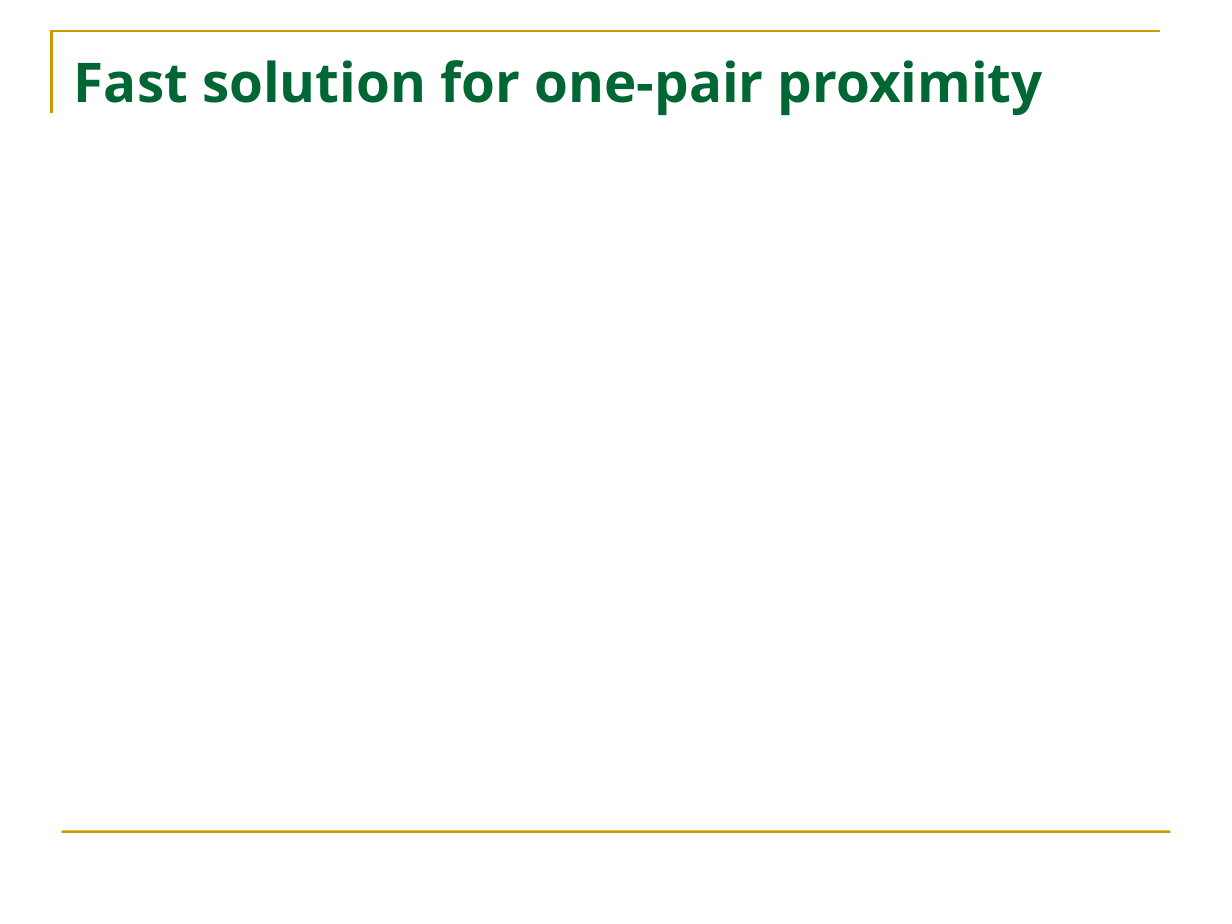
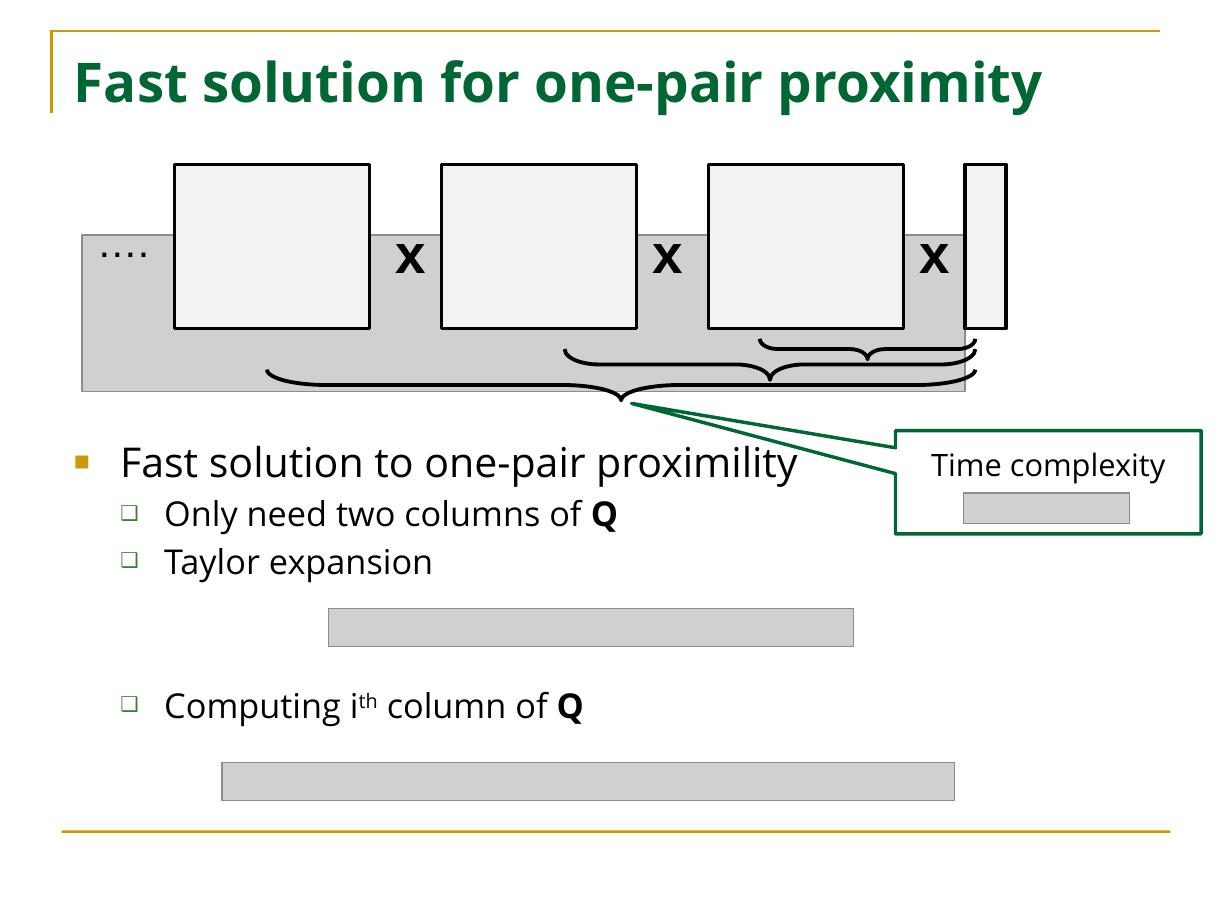
Before and after one commit to HuanSGT/rw-dir-prox, a slide deck: slide 14 of Random Walk based Proximity Measures in Directed Graphs.pptx (slide 15 before the commit). Drawn at 1232x924 pixels with LibreOffice and Linux fonts; fonts in the diff are those of the drawing; grey boxes stand for pictures. Boxes give left, top, right and bottom in pixels: in the first picture for what was removed or moved away, otherwise in the second. Text is boxed around its words. In the diff, an @@ line names an element or a change of style, - is before the commit and + after.

```diff
--- a/Random Walk based Proximity Measures in Directed Graphs.pptx
+++ b/Random Walk based Proximity Measures in Directed Graphs.pptx
@@ rectangle added at box(175, 164, 370, 328), fill #F2F2F2, outline #000000 2 pt @@
@@ rectangle added at box(441, 164, 636, 328), fill #F2F2F2, outline #000000 2 pt @@
@@ rectangle added at box(708, 164, 903, 328), fill #F2F2F2, outline #000000 2 pt @@
@@ rectangle added at box(965, 164, 1005, 328), fill #F2F2F2, outline #000000 2 pt @@
@@ text added at box(92, 206, 154, 277), 24 pt, text #000000 @@
+….
@@ picture added at box(83, 235, 966, 392) @@
@@ text added at box(395, 230, 425, 273), 32 pt, text #000000, bold @@
+x
@@ text added at box(652, 230, 682, 273), 32 pt, text #000000, bold @@
+x
@@ text added at box(919, 230, 949, 273), 32 pt, text #000000, bold @@
+x
@@ right brace added at box(564, 349, 975, 379), outline #000000 2.25 pt @@
@@ right brace added at box(760, 339, 976, 360), outline #000000 2.25 pt @@
@@ right brace added at box(267, 370, 976, 400), outline #000000 2.25 pt @@
@@ text added at box(120, 439, 797, 727), 20 pt, text #000000 @@
+■ Fast solution to one-pair proximility
+  ❑ Only need two columns of Q
+  ❑ Taylor expansion
+  ❑ Computing ith column of Q
@@ speech box added at box(896, 431, 1201, 535), fill #FFFFFF, outline #006633 2 pt, 18 pt, text #000000 @@
+Time complexity
@@ picture added at box(963, 493, 1130, 524) @@
@@ picture added at box(329, 609, 854, 647) @@
@@ picture added at box(222, 763, 955, 801) @@
```
Also in this commit, not shown: 1 other slide changed, 1 slide added, 2 slides removed, 4 other files.
